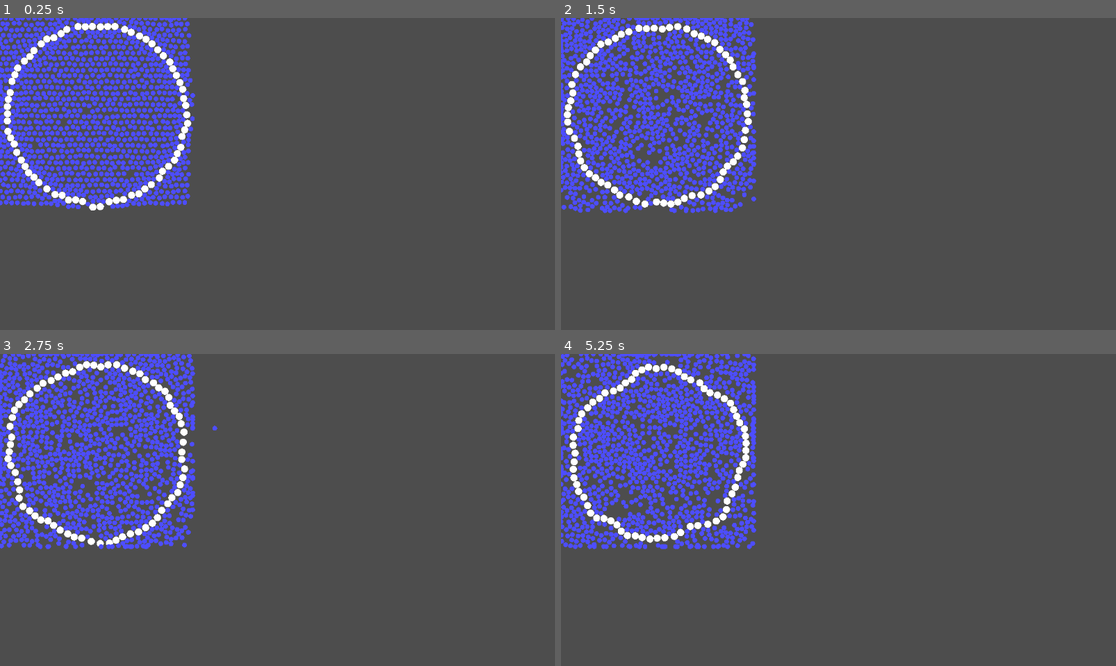
Above: before the commit, frames 1-4 (two rows, left to right).
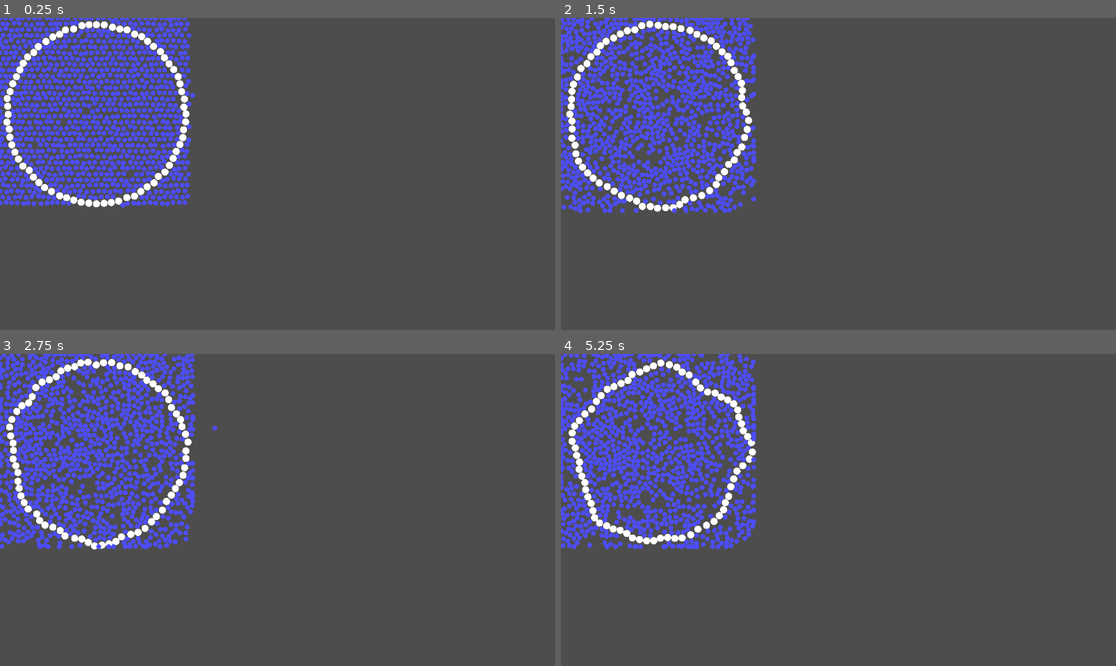
Above: after the commit, the same moments.

Repository: pascal-ballet/CellMembrane
Game: Godot game, scene res://sc1.tscn
Two runs of this game, one before a commit and one after it. Both use one fixed random seed, a clock stepped at 60 frames per second and the inputs below.
Inputs:
- Up to frame 1 (0.25 s): no input
- Up to frame 2 (1.5 s): no input
- Up to frame 3 (2.75 s): no input
- Up to frame 4 (5.25 s): no input

The runs differ from the first frame. In frame 1, 3.7% of the frame differs, in the area x 0-36%, y 0-62%; in frame 2, 8.8%; in frame 3, 12%; in frame 4, 14%, in the area x 0-36%, y 0-63%.

Commit message:
Removes h2O thaht spawn on the membrane

Diff:
--- a/init.gd
+++ b/init.gd
@@ -3,7 +3,7 @@
 var mol_path:PackedScene = load("res://h_2o.tscn")
 var ressort_path:PackedScene = load("res://ressort.tscn")
 
-var nb:int = 70
+var nb:int = 72
 var lst_memb:Array[RigidBody2D]
 var box_size : Vector2 = Vector2(400, 400)
 @export var density : int = 2
@@ -31,6 +31,8 @@
 			# Creation d'une molécule d'eau
 			var mol:RigidBody2D = mol_path.instantiate()
 			mol.position = Vector2(pos_x, pos_y)
+			if (memb_r - R/2) < mol.position.distance_to(box_size/2) and mol.position.distance_to(box_size/2) < (memb_r + R/2):
+				mol.queue_free()
 			if mol.position.distance_to(box_size/2) > memb_r:
 				mol._is_ext = true
 			get_tree().root.add_child.call_deferred(mol)
